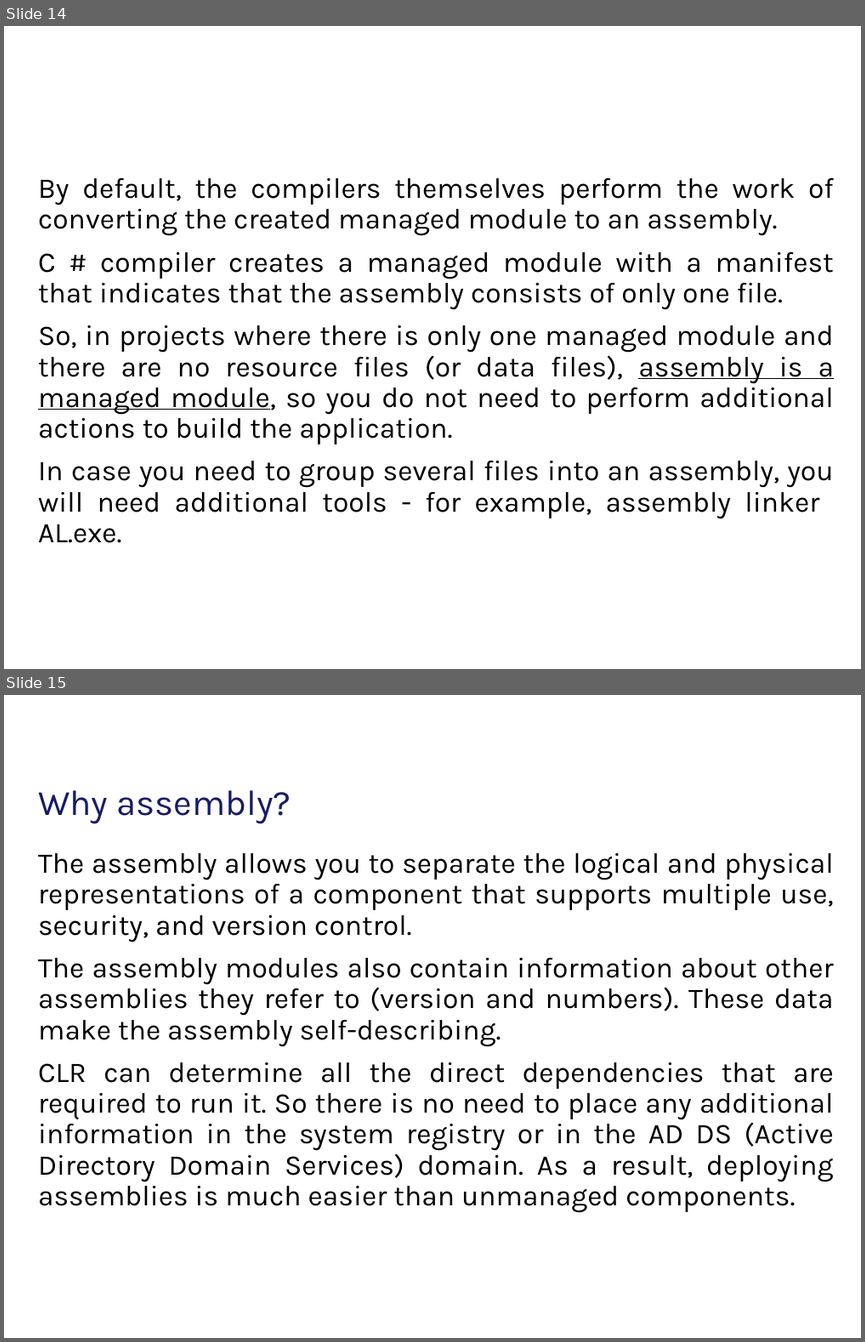
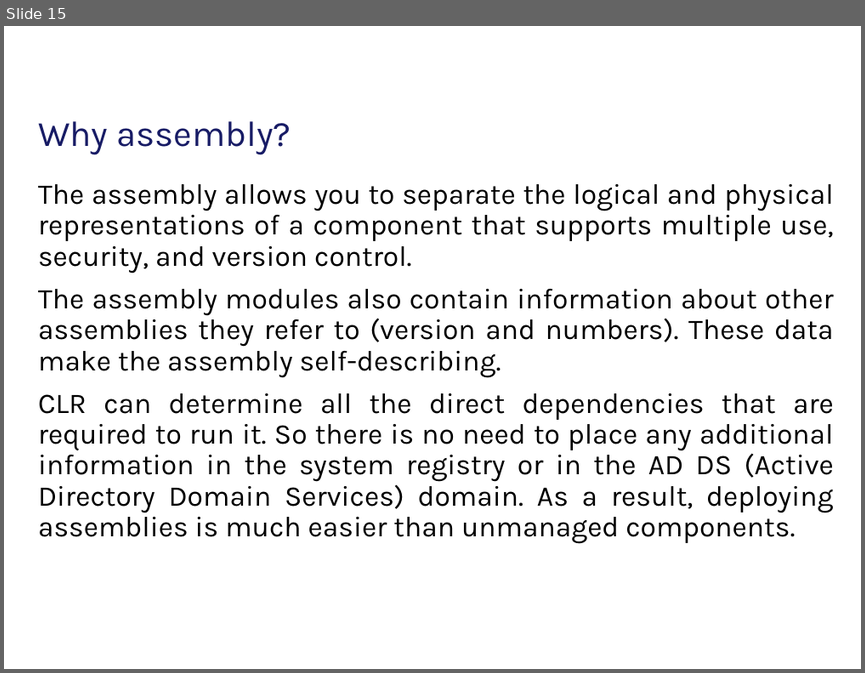
Before and after one commit to tarasiscom/Lv-273, a slide deck: Education/Execution model.pptx. Shown one above the other, each under a label of ours: slides 14 and 15 before the commit, slide 15 after it. The pictures are 865x1342 and 865x673 pixels, drawn with LibreOffice and Linux fonts; fonts in the diff are those of the drawing; background and template pictures are left out. Boxes give left, top, right and bottom in pixels: in the first picture for what was removed or moved away, otherwise in the second. Text is boxed around its words. In the diff, an @@ line names an element or a change of style, - is before the commit and + after.

```diff
--- a/Education/Execution model.pptx
+++ b/Education/Execution model.pptx
@@ slide 14 removed at bbox=[4, 26, 861, 669], background #FFFFFF @@
@@ text removed at bbox=[38, 178, 834, 543] @@
-By default, the compilers themselves perform the work of converting the created managed module to an assembly.
-C # compiler creates a managed module with a manifest that indicates that the assembly consists of only one file.
-So, in projects where there is only one managed module and there are no resource files (or data files), assembly is a managed module, so you do not need to perform additional actions to build the application.
-In case you need to group several files into an assembly, you will need additional tools - for example, assembly linker AL.exe.
```
Also in this commit, not shown: 1 slide changed, 3 slides added, 2 other slides removed.
